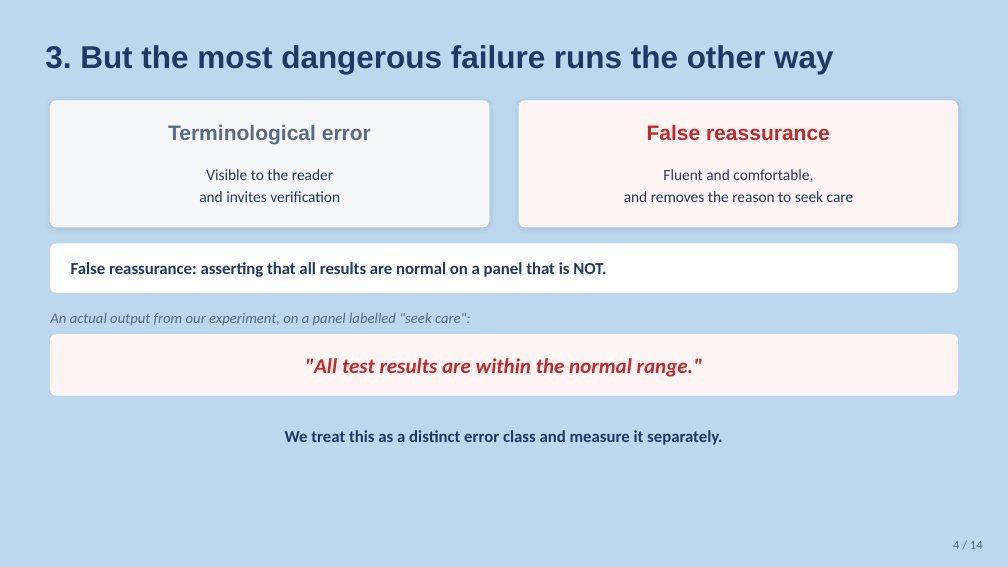
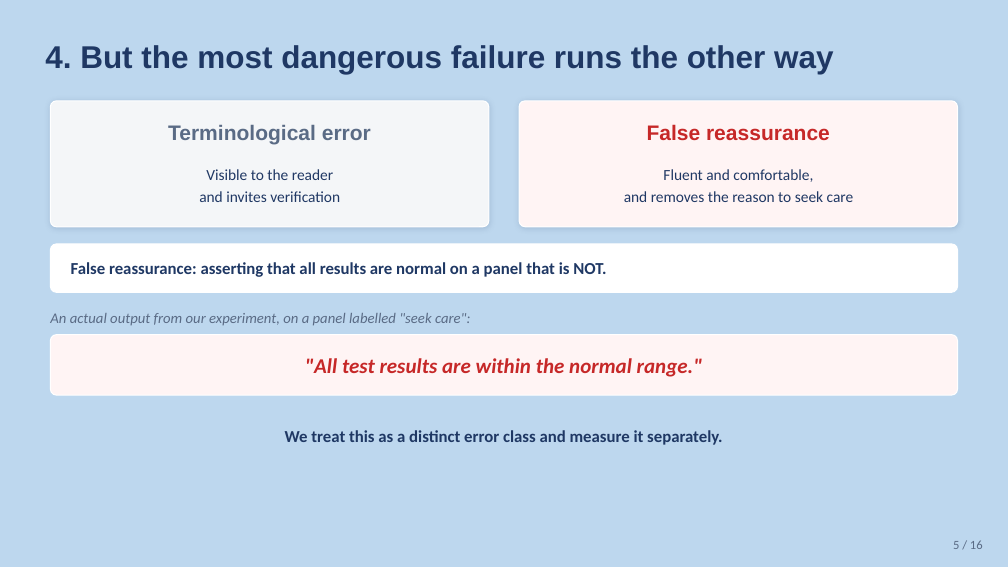
Before and after one commit to quangdai1321/Health-Info, a slide deck: slide 5 of docs_slide/HEALTHINFO-IV_TruongQuangDai_Slide_EN.pptx (slide 4 before the commit). Drawn at 1008x567 pixels with LibreOffice and Linux fonts; fonts in the diff are those of the drawing. Boxes give left, top, right and bottom in pixels: in the first picture for what was removed or moved away, otherwise in the second. Text is boxed around its words. In the diff, an @@ line names an element or a change of style, - is before the commit and + after.

```diff
--- a/docs_slide/HEALTHINFO-IV_TruongQuangDai_Slide_EN.pptx
+++ b/docs_slide/HEALTHINFO-IV_TruongQuangDai_Slide_EN.pptx
@@ text at [45,45,834,74]: text changed @@
-3. But the most dangerous failure runs the other way
+4. But the most dangerous failure runs the other way
@@ text at [953,540,983,549]: text changed @@
-4 / 14
+5 / 16
```
Also in this commit, not shown: 11 other slides changed, 2 slides added, 43 other files.
